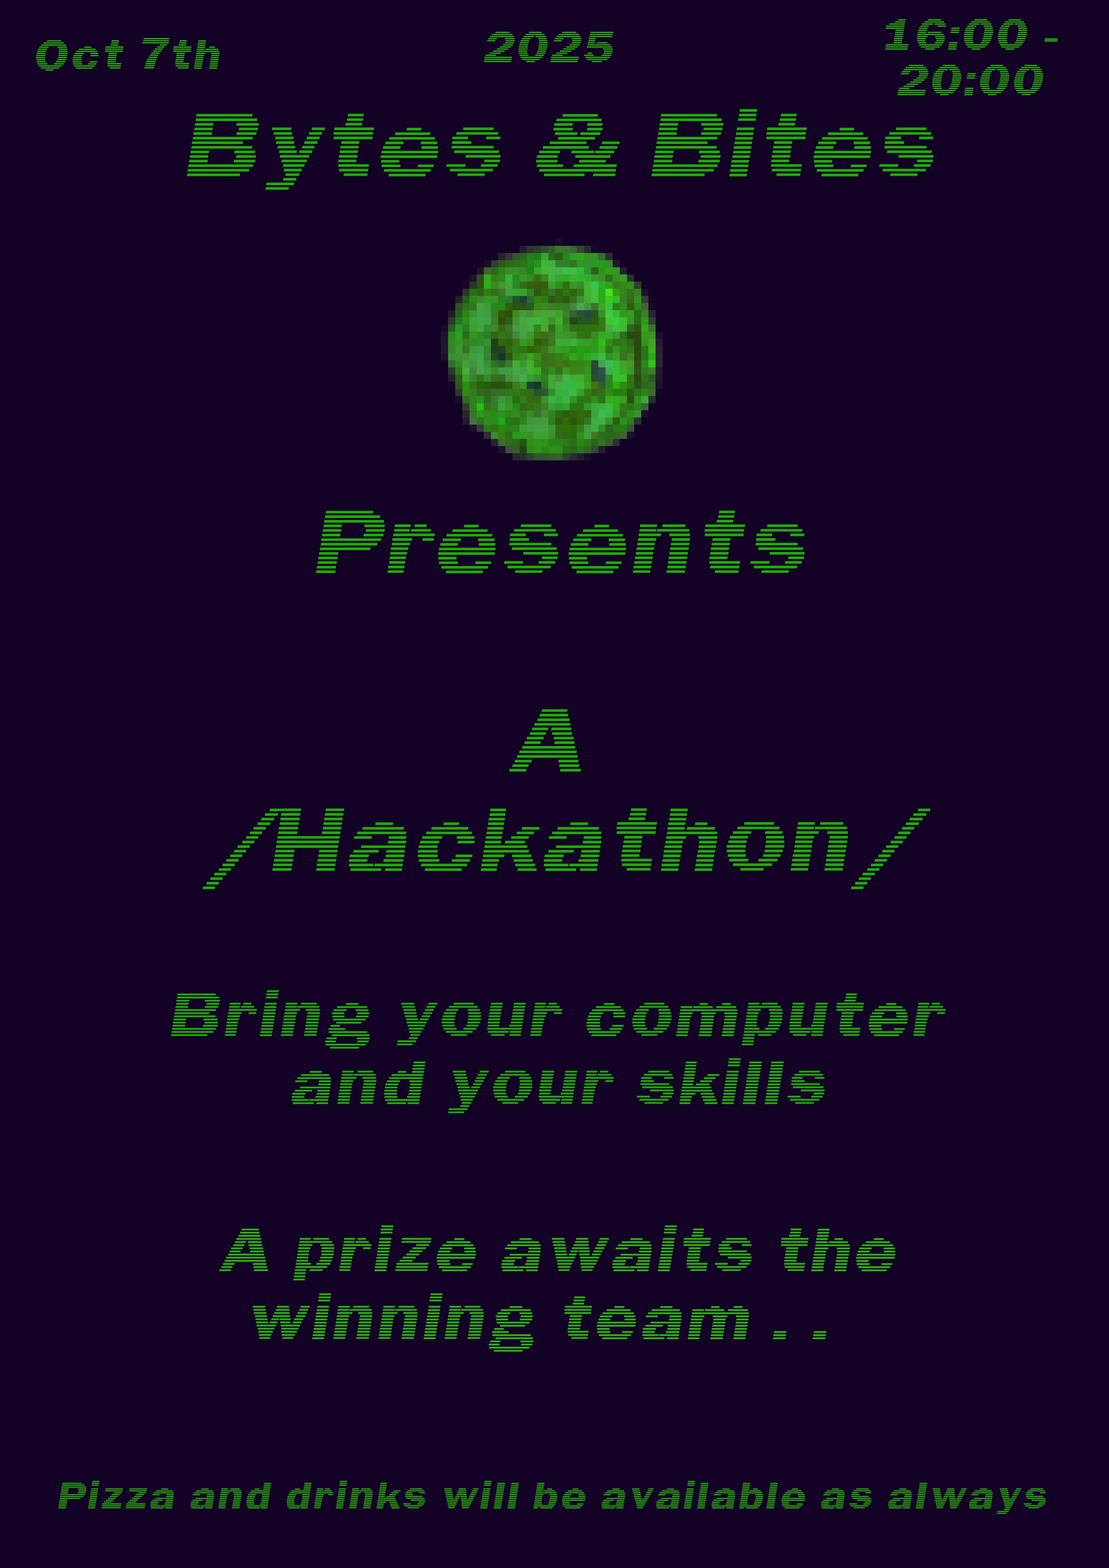
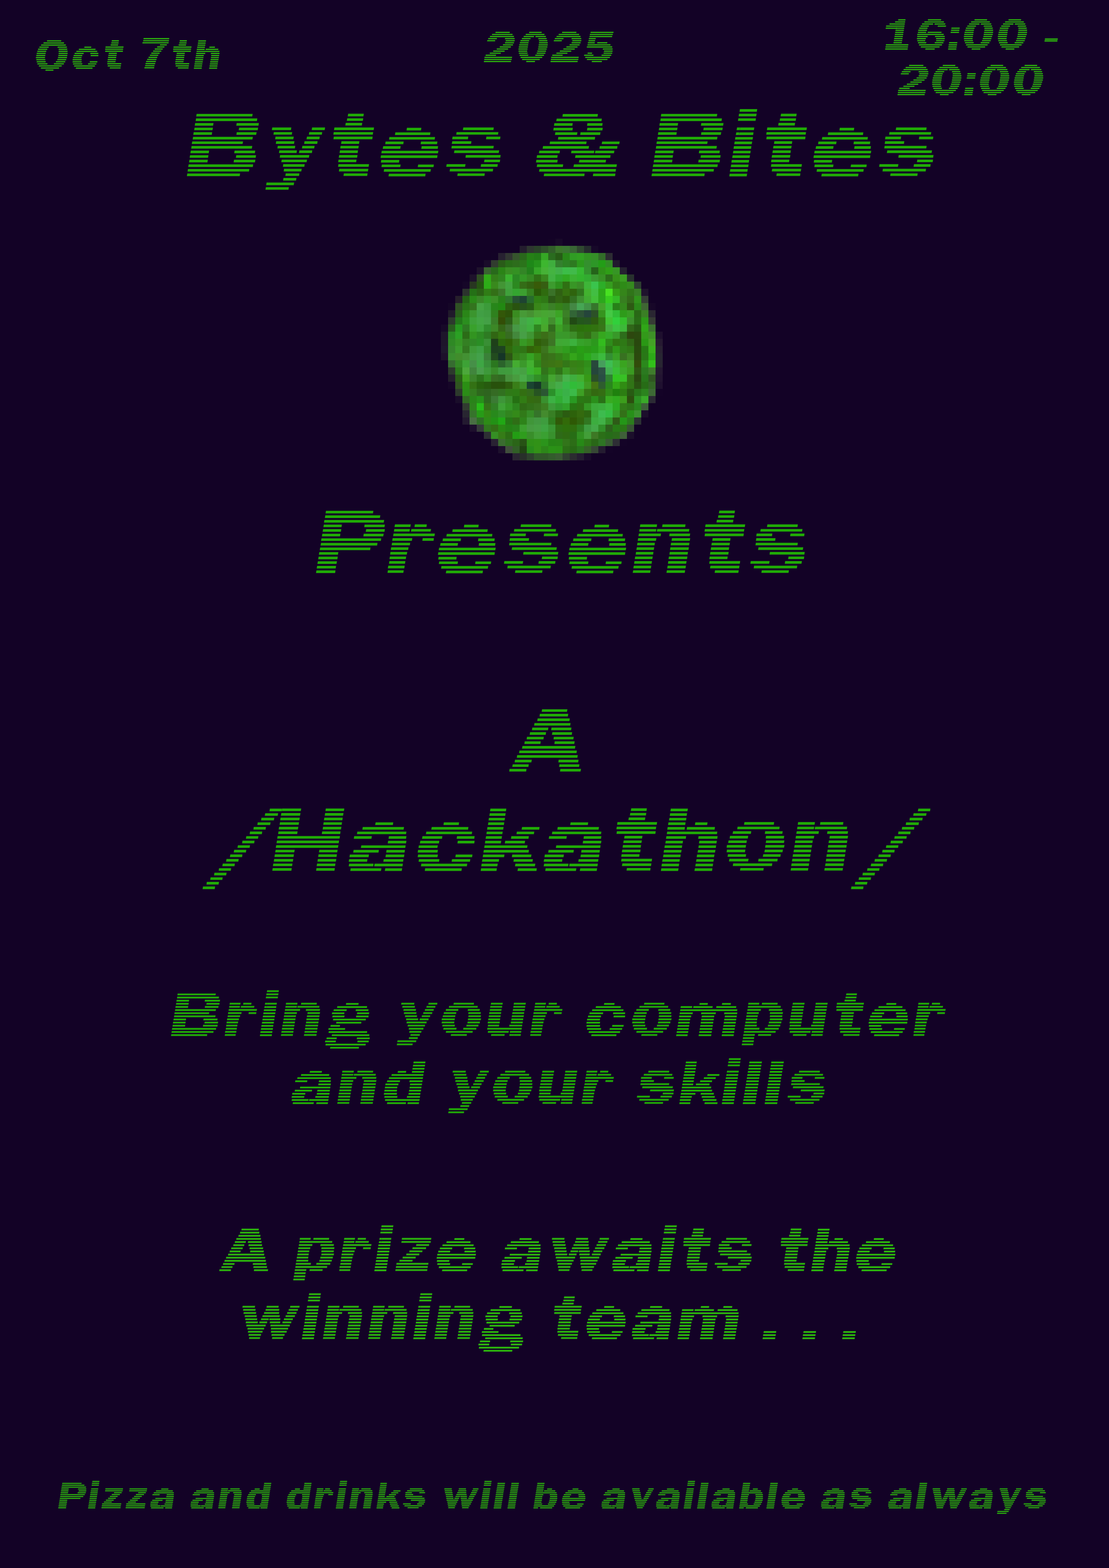
Comparing the layer stacks of the two 1109x1568 images. Changes:
painted on "..." over [242, 1293, 856, 1352]